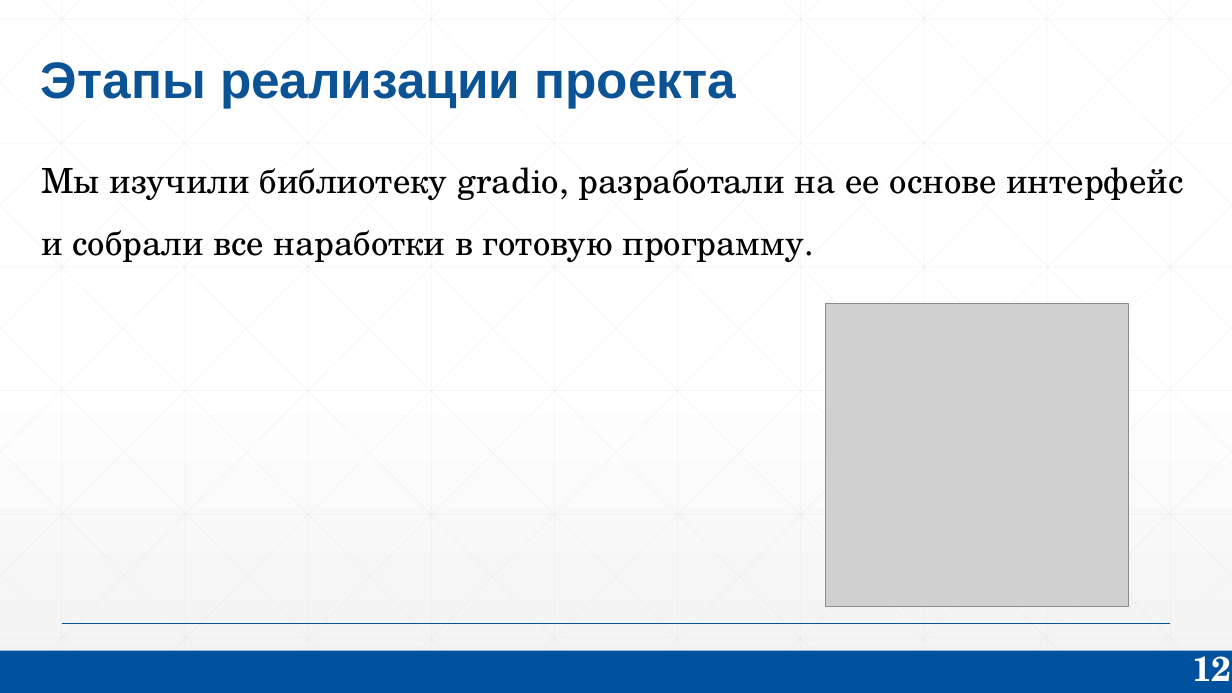
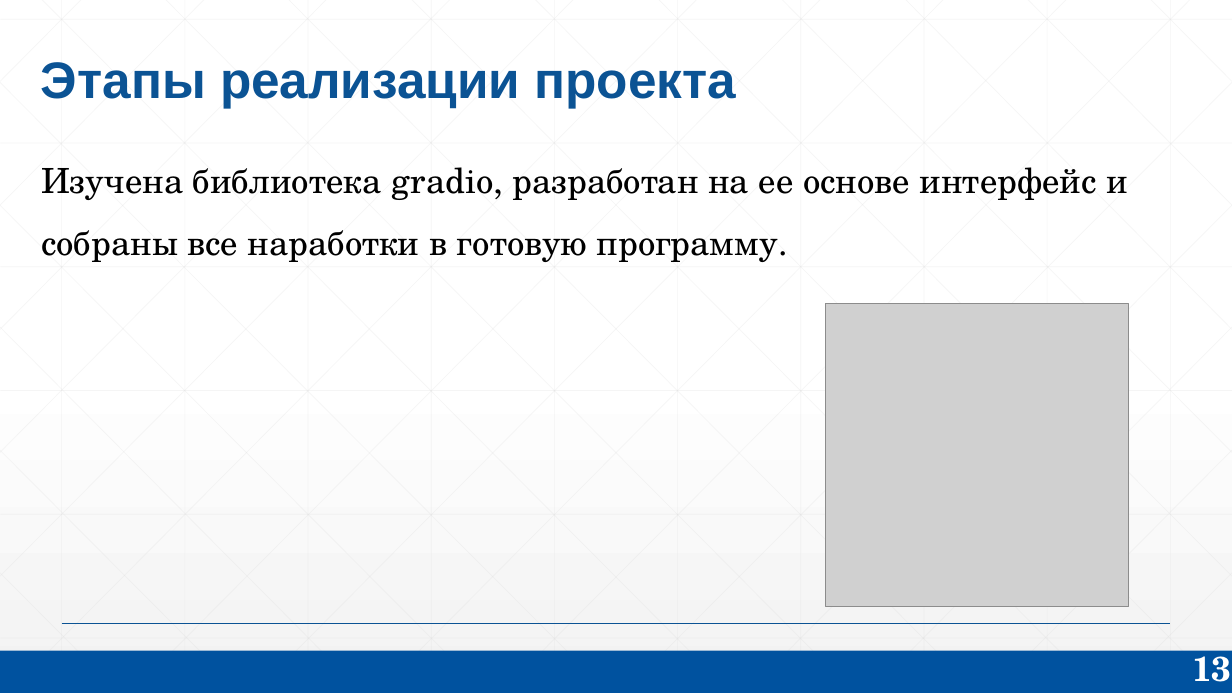
Before and after one commit to KorolOrol/OPDDungeonMaster, a slide deck: slide 13 of Презентейшн.pptx (slide 12 before the commit). Drawn at 1232x693 pixels with LibreOffice and Linux fonts; fonts in the diff are those of the drawing; grey boxes stand for pictures. Boxes give left, top, right and bottom in pixels: in the first picture for what was removed or moved away, otherwise in the second. Text is boxed around its words. In the diff, an @@ line names an element or a change of style, - is before the commit and + after.

```diff
--- a/Презентейшн.pptx
+++ b/Презентейшн.pptx
@@ text at <box>41,167,1128,262</box>: text changed @@
-Мы изучили библиотеку gradio, разработали на ее основе интерфейс и собрали все наработки в готовую программу.
+Изучена библиотека gradio, разработан на ее основе интерфейс и собраны все наработки в готовую программу.
@@ page number at <box>1192,646,1232,682</box>: text changed @@
-12
+13
```
Also in this commit, not shown: 12 other slides changed, 1 slide added, 2 other files.
